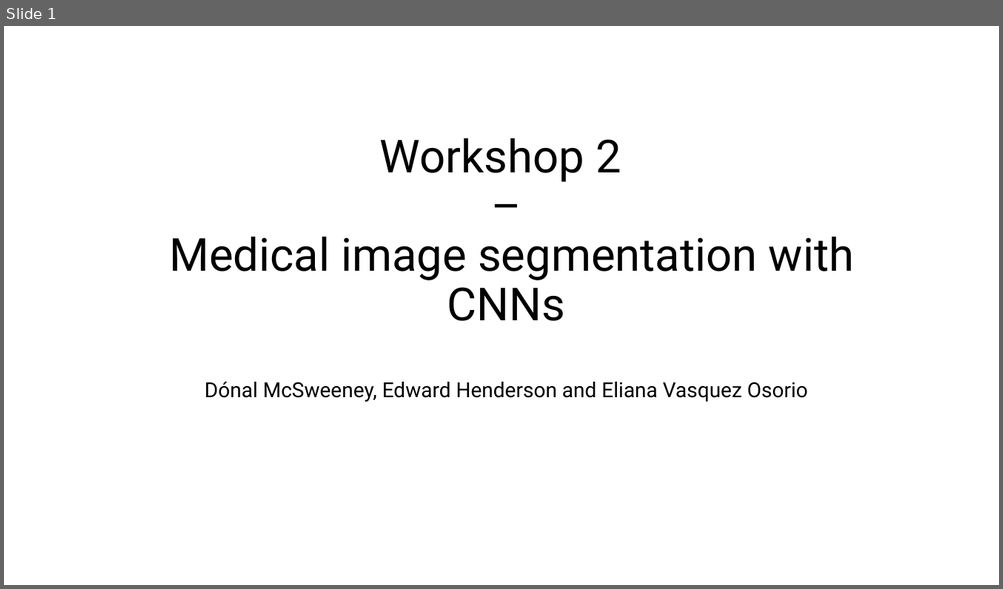
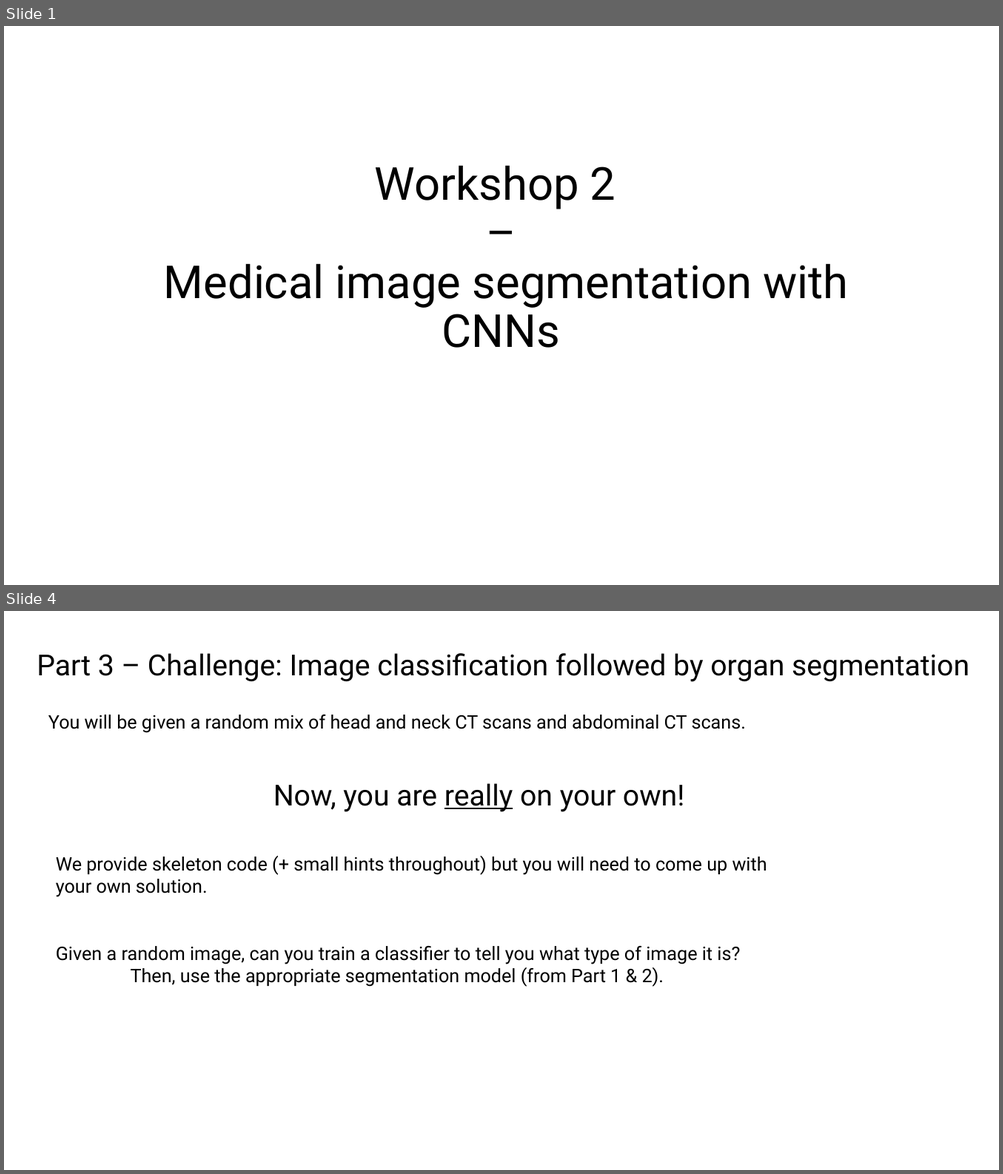
Before and after one commit to rrr-uom-projects/autoseg_workshop_2023, a slide deck: Workshop2_intro.pptx. Shown one above the other, each under a label of ours: slide 1 before the commit, slides 1 and 4 after it; the slides between them are not shown. The pictures are 1003x589 and 1003x1174 pixels, drawn with LibreOffice and Linux fonts; fonts in the diff are those of the drawing. Boxes give left, top, right and bottom in pixels: in the first picture for what was removed or moved away, otherwise in the second. Text is boxed around its words. In the diff, an @@ line names an element or a change of style, - is before the commit and + after.

```diff
--- a/Workshop2_intro.pptx
+++ b/Workshop2_intro.pptx
@@ slide 4 added at (4,611,999,1170), background #FFFFFF @@
@@ text added at (37,653,969,682), 28 pt, text #000000 @@
+Part 3 – Challenge: Image classification followed by organ segmentation
@@ text added at (48,715,745,733), 18 pt, text #000000 @@
+You will be given a random mix of head and neck CT scans and abdominal CT scans.
@@ text added at (273,783,684,812), 28 pt, text #000000 @@
+Now, you are really on your own!
@@ text added at (56,856,767,987), 18 pt, text #000000 @@
+We provide skeleton code (+ small hints throughout) but you will need to come up with your own solution.
+Given a random image, can you train a classifier to tell you what type of image it is?
+Then, use the appropriate segmentation model (from Part 1 & 2).
@@ slide 1 changed as well @@
@@ title at (164,165,848,348): text changed; size 20 to 44 pt @@
-Workshop 2
-–
-Medical image segmentation with CNNs
-Dónal McSweeney, Edward Henderson and Eliana Vasquez Osorio
+Workshop 2
+–
+Medical image segmentation with CNNs
```
Also in this commit, not shown: 3 other slides added, 1 slide removed.
